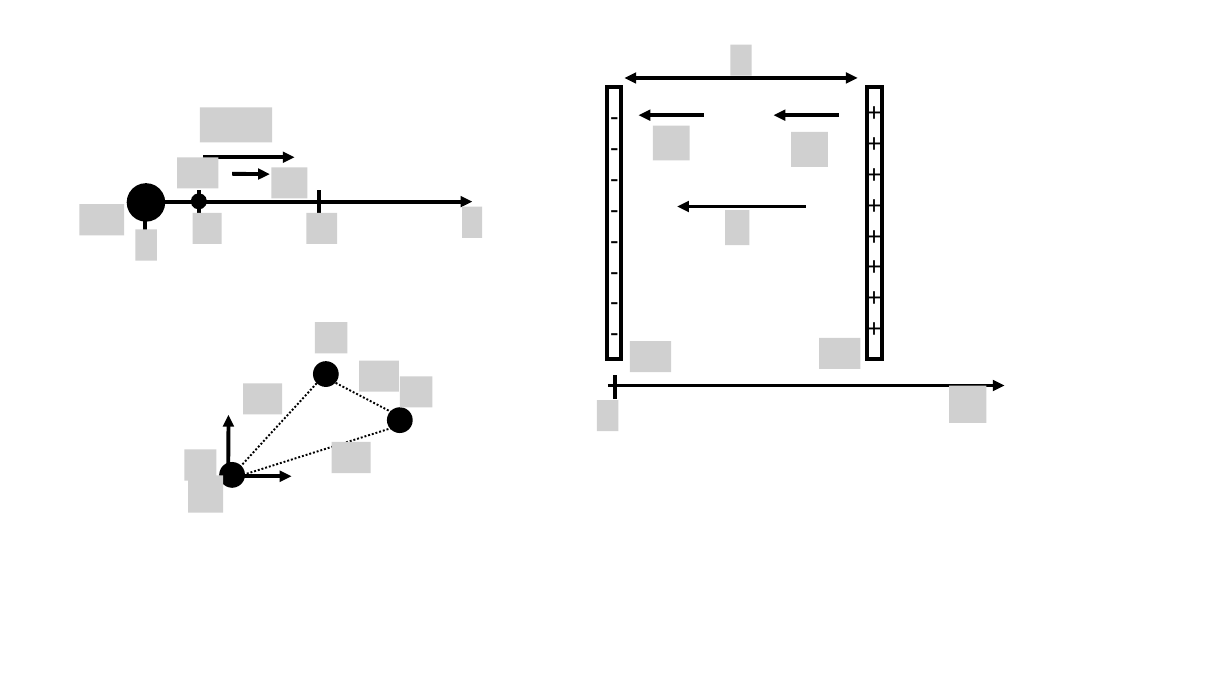
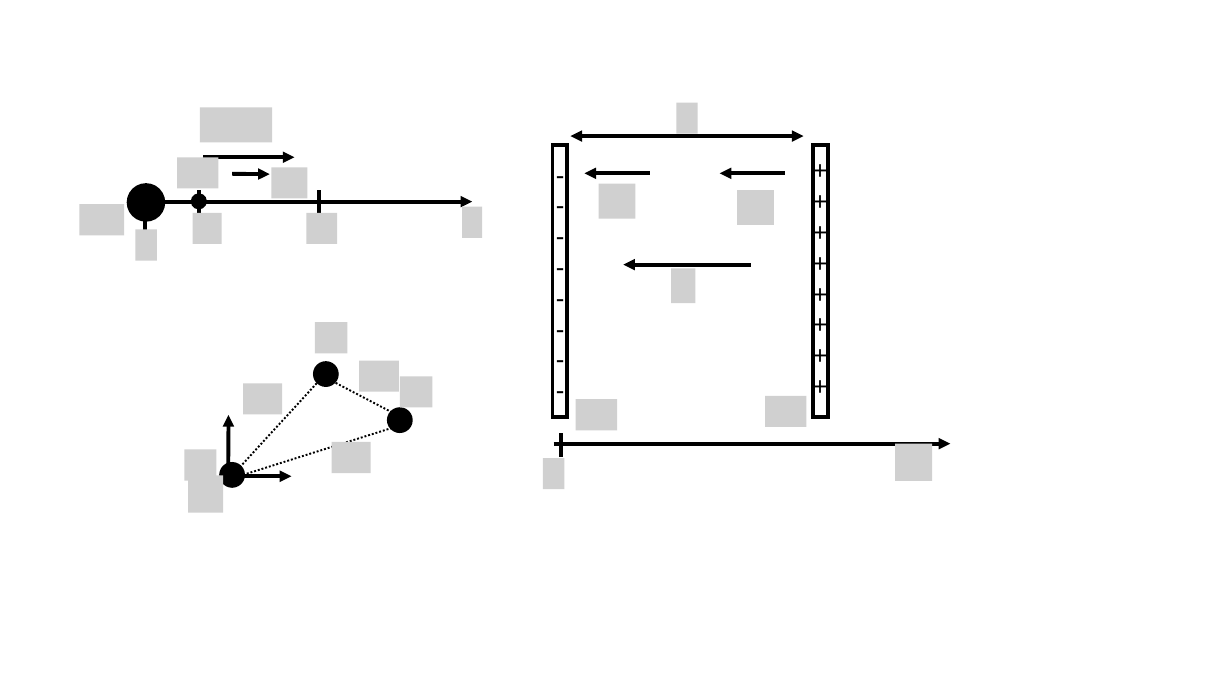
Before and after one commit to OSTP/PhysicsArtofModelling, a slide deck: slide 2 of tex/figures/Potential/Figures.pptx. Drawn at 1232x693 pixels with LibreOffice and Linux fonts; fonts in the diff are those of the drawing; grey boxes stand for pictures; background and template pictures are left out. Boxes give left, top, right and bottom in pixels: in the first picture for what was removed or moved away, otherwise in the second. Text is boxed around its words. In the diff, an @@ line names an element or a change of style, - is before the commit and + after.

```diff
--- a/tex/figures/Potential/Figures.pptx
+++ b/tex/figures/Potential/Figures.pptx
@@ 3 arrows, 2 pictures, 2 texts, 2 rectangles, 1 line, 1 double arrow: place and size @@
-3 arrows, 2 pictures, 2 texts, 2 rectangles, 1 line, 1 double arrow at (597, 78, 1005, 432)
+3 arrows, 2 pictures, 2 texts, 2 rectangles, 1 line, 1 double arrow at (543, 136, 950, 490)
@@ group removed at (630, 44, 861, 372): 6 pictures @@
@@ arrow moved from (677, 207) - (806, 207) to (624, 264) - (751, 264) @@
@@ group added at (576, 103, 807, 431): 6 pictures @@
```
Also in this commit, not shown: 1 slide added, 1 slide removed, 6 other files.
